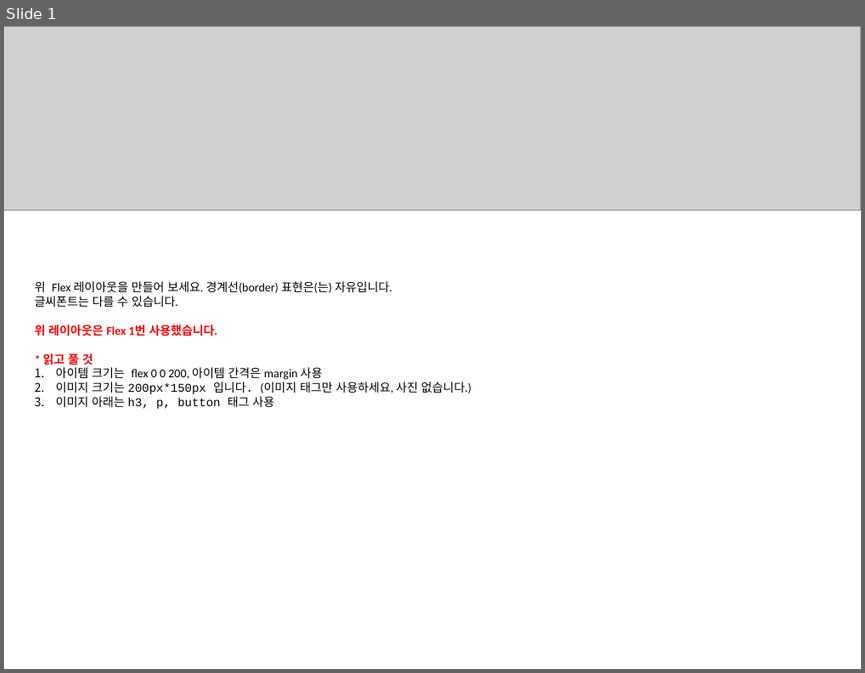
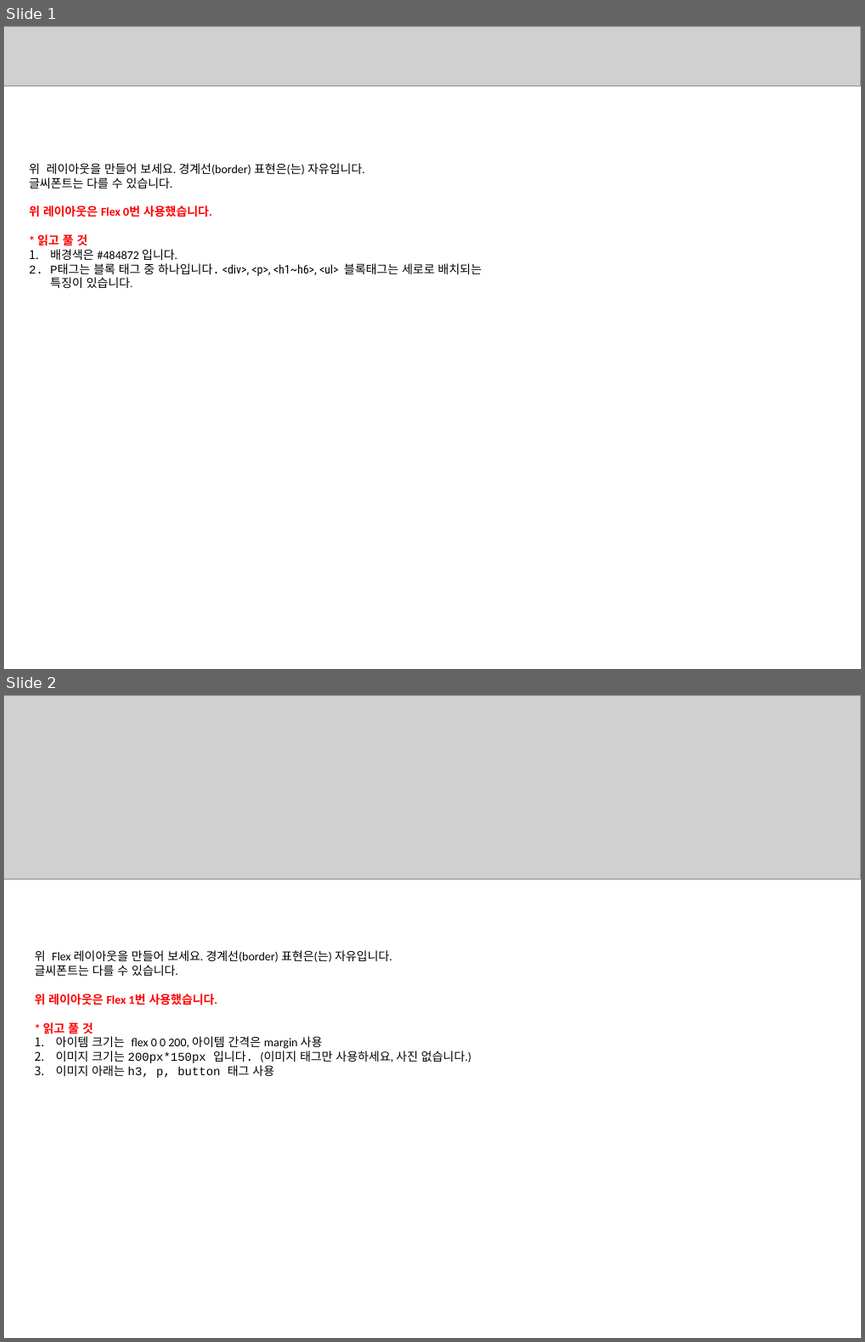
Before and after one commit to hyunsangwon/IT_KOREA_HTML, a slide deck: 1. STEP/10일차/FLEX_문제.pptx. Shown one above the other, each under a label of ours: slide 1 before the commit, slides 1 and 2 after it. The pictures are 865x673 and 865x1342 pixels, drawn with LibreOffice and Linux fonts; fonts in the diff are those of the drawing; grey boxes stand for pictures. Boxes give left, top, right and bottom in pixels: in the first picture for what was removed or moved away, otherwise in the second. Text is boxed around its words. In the diff, an @@ line names an element or a change of style, - is before the commit and + after.

```diff
--- a/1. STEP/10일차/FLEX_문제.pptx
+++ b/1. STEP/10일차/FLEX_문제.pptx
@@ slide 1 added at [4, 26, 861, 669], background #FFFFFF @@
@@ picture added at [4, 26, 861, 86] @@
@@ text added at [29, 163, 481, 288], 10 pt, text #000000 @@
+위 레이아웃을 만들어 보세요. 경계선(border) 표현은(는) 자유입니다.
+글씨폰트는 다를 수 있습니다.
+위 레이아웃은 Flex 0번 사용했습니다.
+* 읽고 풀 것
+1. 배경색은 #484872 입니다.
+2. P태그는 블록 태그 중 하나입니다. <div>, <p>, <h1~h6>, <ul> 블록태그는 세로로 배치되는 특징이 있습니다.
@@ what was slide 1 is now slide 2 @@
```
Also in this commit, not shown: 5 other files.
